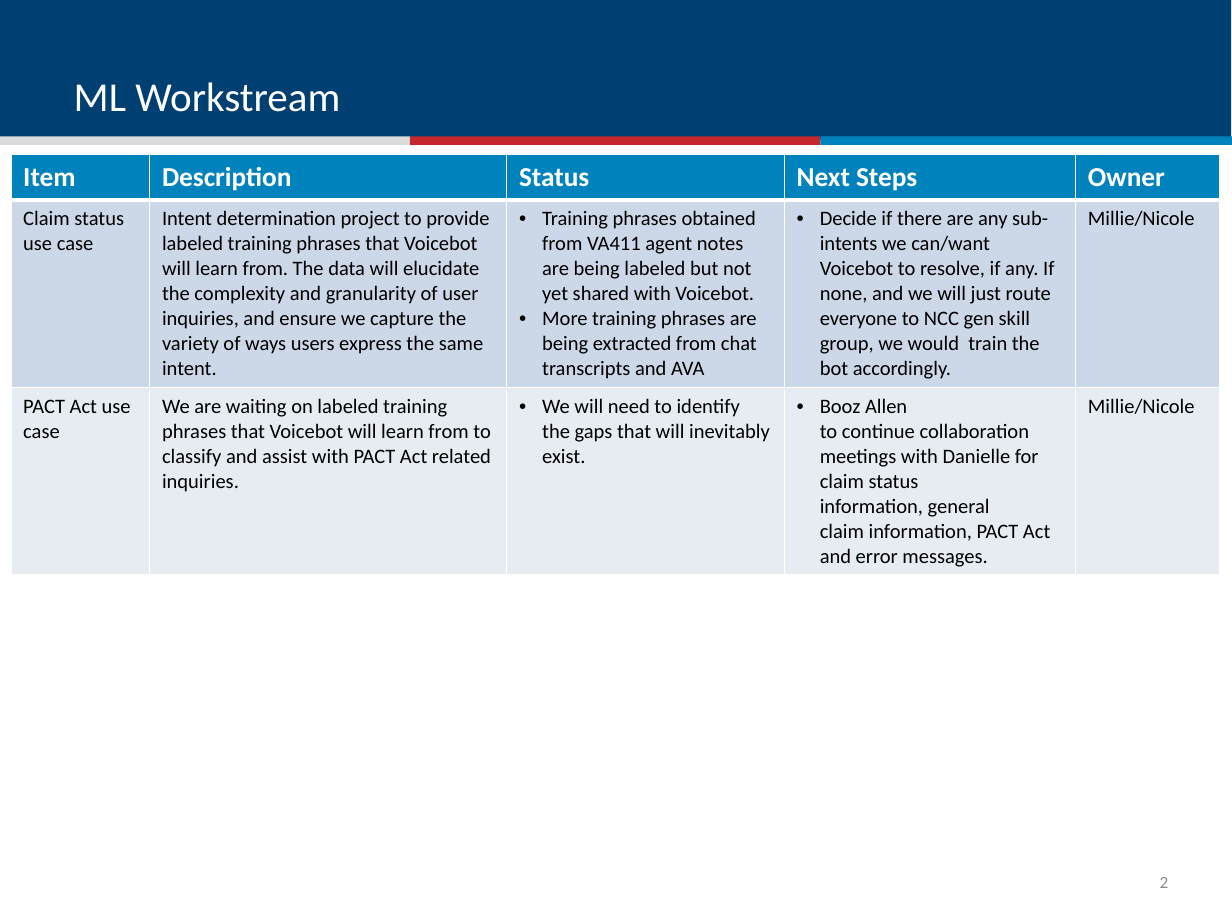
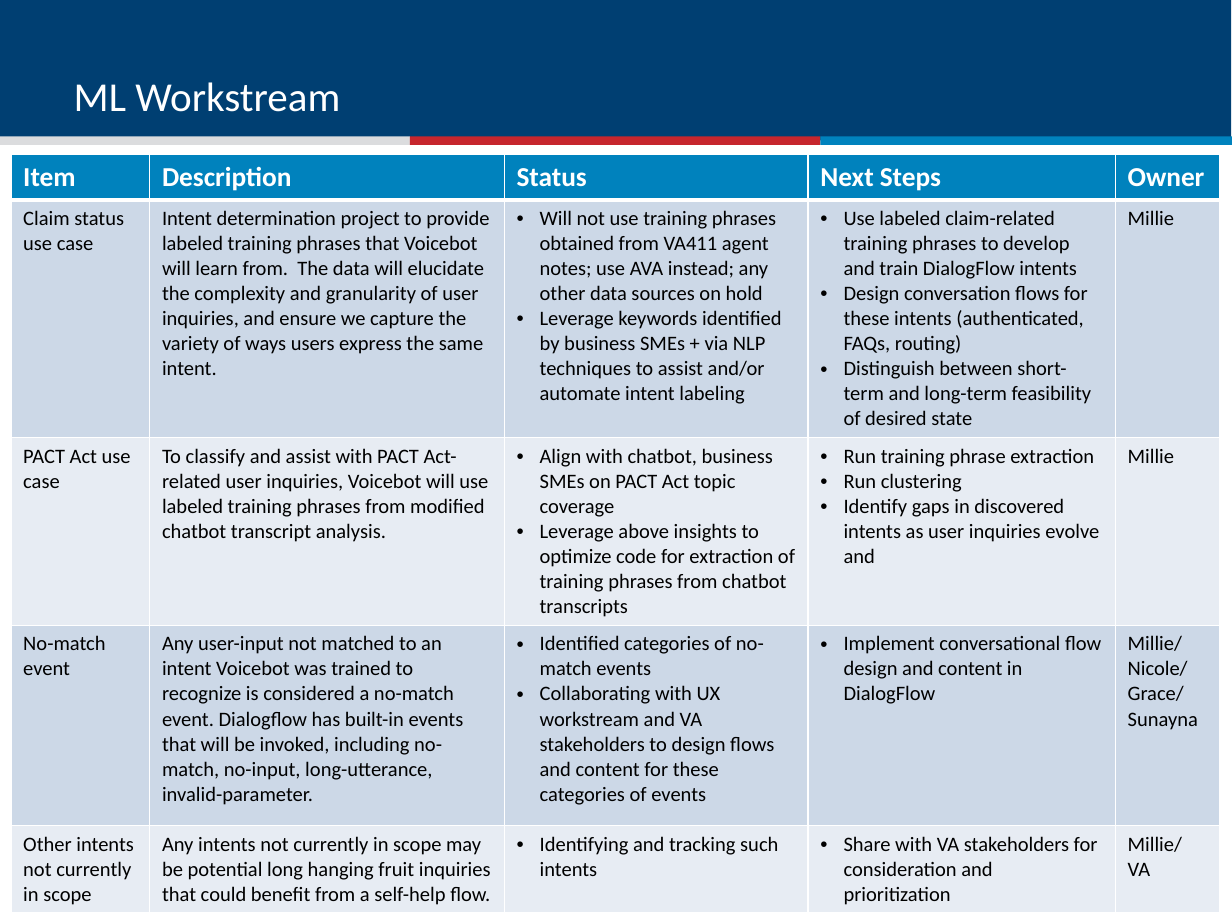
Before and after one commit to department-of-veterans-affairs/voicebot, a slide deck: slide 3 of meetings/StatusMeeting_20221117.pptx. Drawn at 1232x924 pixels with LibreOffice and Linux fonts; fonts in the diff are those of the drawing. Boxes give left, top, right and bottom in pixels: in the first picture for what was removed or moved away, otherwise in the second. Text is boxed around its words. In the diff, an @@ line names an element or a change of style, - is before the commit and + after.

```diff
--- a/meetings/StatusMeeting_20221117.pptx
+++ b/meetings/StatusMeeting_20221117.pptx
@@ table at [11,154,1221,909] @@
-row 2: Claim status use case | Intent determination project to provide labeled training phrases that Voicebot will learn from. The data will elucidate the complexity and granularity of user inquiries, and ensure we capture the variety of ways users express the same intent. | Training phrases obtained from VA411 agent notes are being labeled but not yet shared with Voicebot. / More training phrases are being extracted from chat transcripts and AVA | Decide if there are any sub-intents we can/want Voicebot to resolve, if any. If none, and we will just route everyone to NCC gen skill group, we would train the bot accordingly. | Millie/Nicole
-row 3: PACT Act use case | We are waiting on labeled training phrases that Voicebot will learn from to classify and assist with PACT Act related inquiries. | We will need to identify the gaps that will inevitably exist. | Booz Allen to continue collaboration meetings with Danielle for claim status information, general claim information, PACT Act and error messages. | Millie/Nicole
+row 2: Claim status use case | Intent determination project to provide labeled training phrases that Voicebot will learn from. The data will elucidate the complexity and granularity of user inquiries, and ensure we capture the variety of ways users express the same intent. | Will not use training phrases obtained from VA411 agent notes; use AVA instead; any other data sources on hold / Leverage keywords identified by business SMEs + via NLP techniques to assist and/or automate intent labeling | Use labeled claim-related training phrases to develop and train DialogFlow intents / Design conversation flows for these intents (authenticated, FAQs, routing) / Distinguish between short-term and long-term feasibility of desired state | Millie
+row 3: PACT Act use case | To classify and assist with PACT Act-related user inquiries, Voicebot will use labeled training phrases from modified chatbot transcript analysis. | Align with chatbot, business SMEs on PACT Act topic coverage / Leverage above insights to optimize code for extraction of training phrases from chatbot transcripts | Run training phrase extraction / Run clustering / Identify gaps in discovered intents as user inquiries evolve and | Millie
+row 4: No-match event | Any user-input not matched to an intent Voicebot was trained to recognize is considered a no-match event. Dialogflow has built-in events that will be invoked, including no-match, no-input, long-utterance, invalid-parameter. | Identified categories of no-match events / Collaborating with UX workstream and VA stakeholders to design flows and content for these categories of events | Implement conversational flow design and content in DialogFlow | Millie/ Nicole/ Grace/ Sunayna
+row 5: Other intents not currently in scope | Any intents not currently in scope may be potential long hanging fruit inquiries that could benefit from a self-help flow. | Identifying and tracking such intents | Share with VA stakeholders for consideration and prioritization | Millie/ VA
@@ page number removed at [1160,877,1169,888] @@
-2
```
Also in this commit, not shown: 4 other slides changed.
